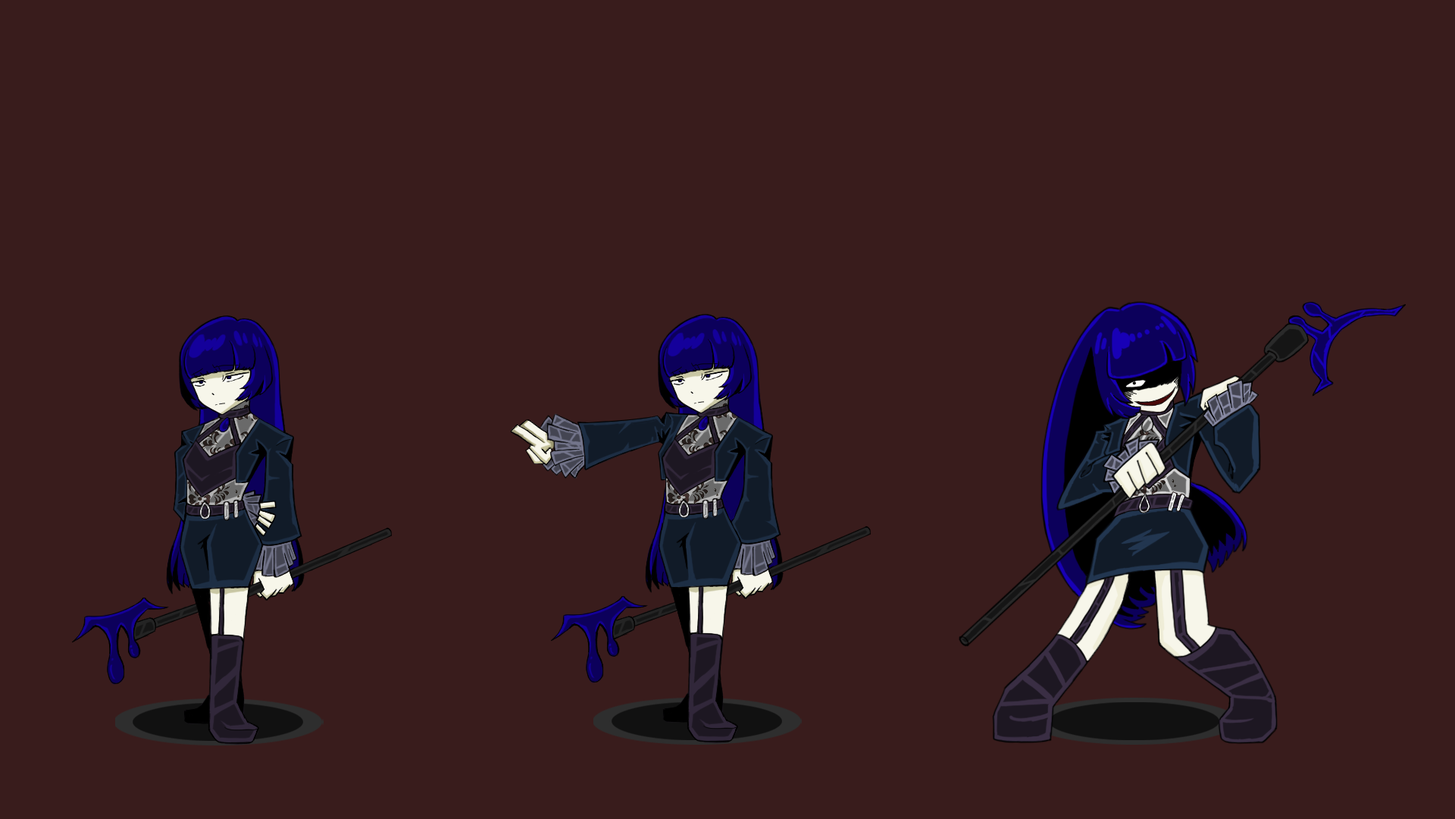
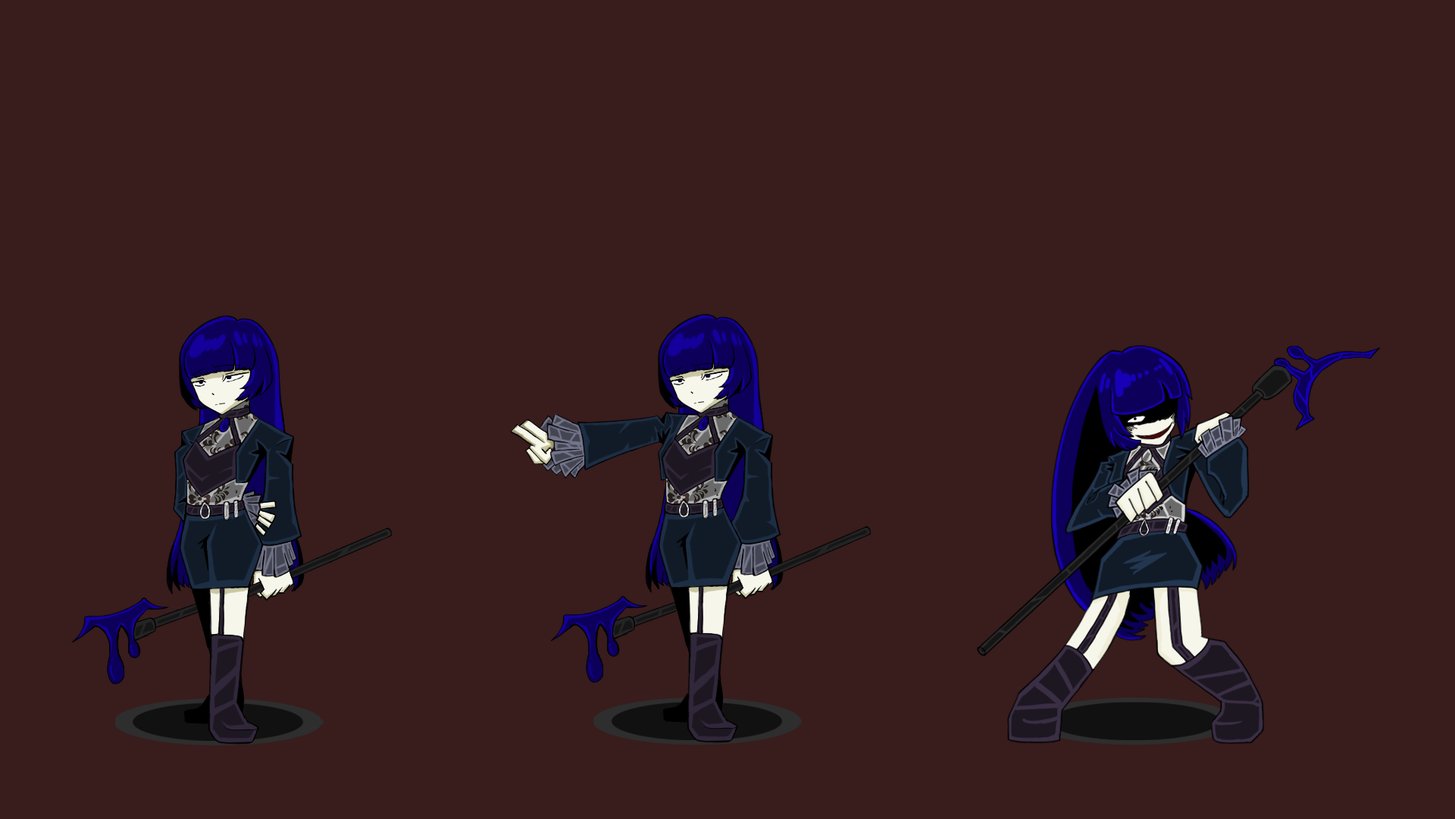
Comparing the layer stacks of the two (1455, 819) images. Changes:
painted on "손선" over [1102, 374, 1263, 525]
painted on "손빛" over [1103, 379, 1260, 520]
painted on "손어둠" over [1113, 375, 1240, 523]
painted on "손채색" over [1103, 375, 1262, 524]
painted on "지팡이선" over [958, 301, 1407, 657]
painted on "지팡이빛" over [960, 301, 1404, 655]
painted on "지팡이채색" over [960, 301, 1404, 655]
painted on "명암" over [1062, 343, 1238, 630]
painted on "선" over [992, 300, 1278, 745]
painted on "어둠" over [1086, 568, 1205, 667]
painted on "빛" over [992, 301, 1278, 744]
painted on "문양" (1st of 3, in "피격") over [1121, 399, 1179, 521]
painted on "채색" over [992, 301, 1279, 744]
